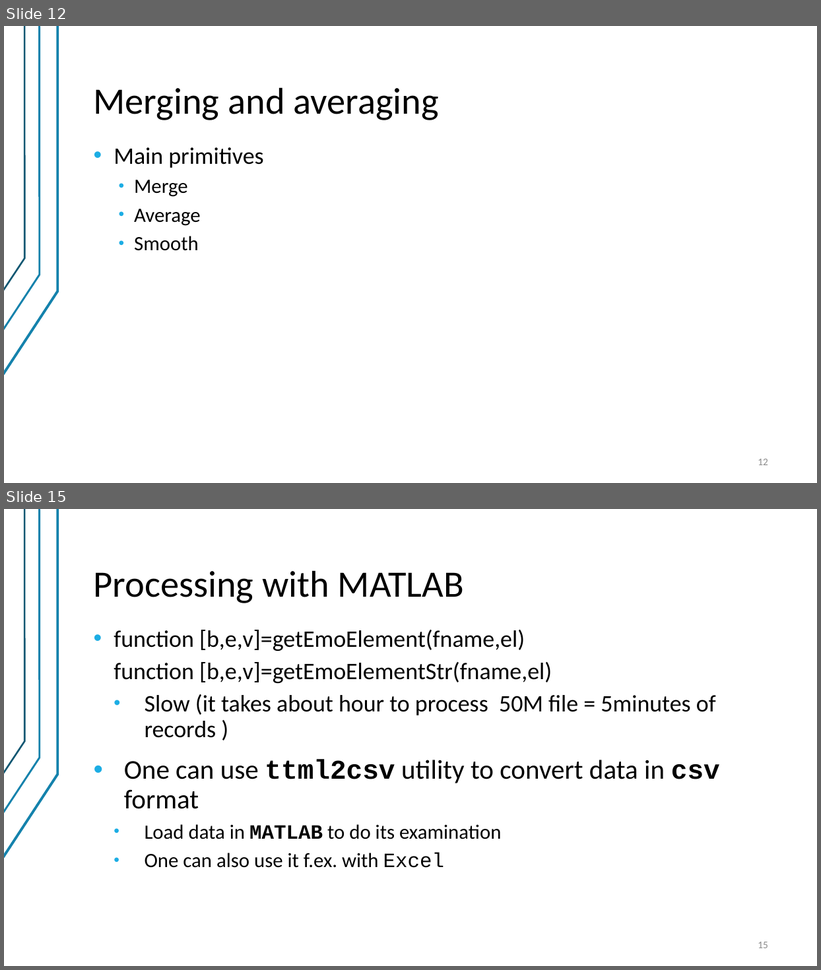
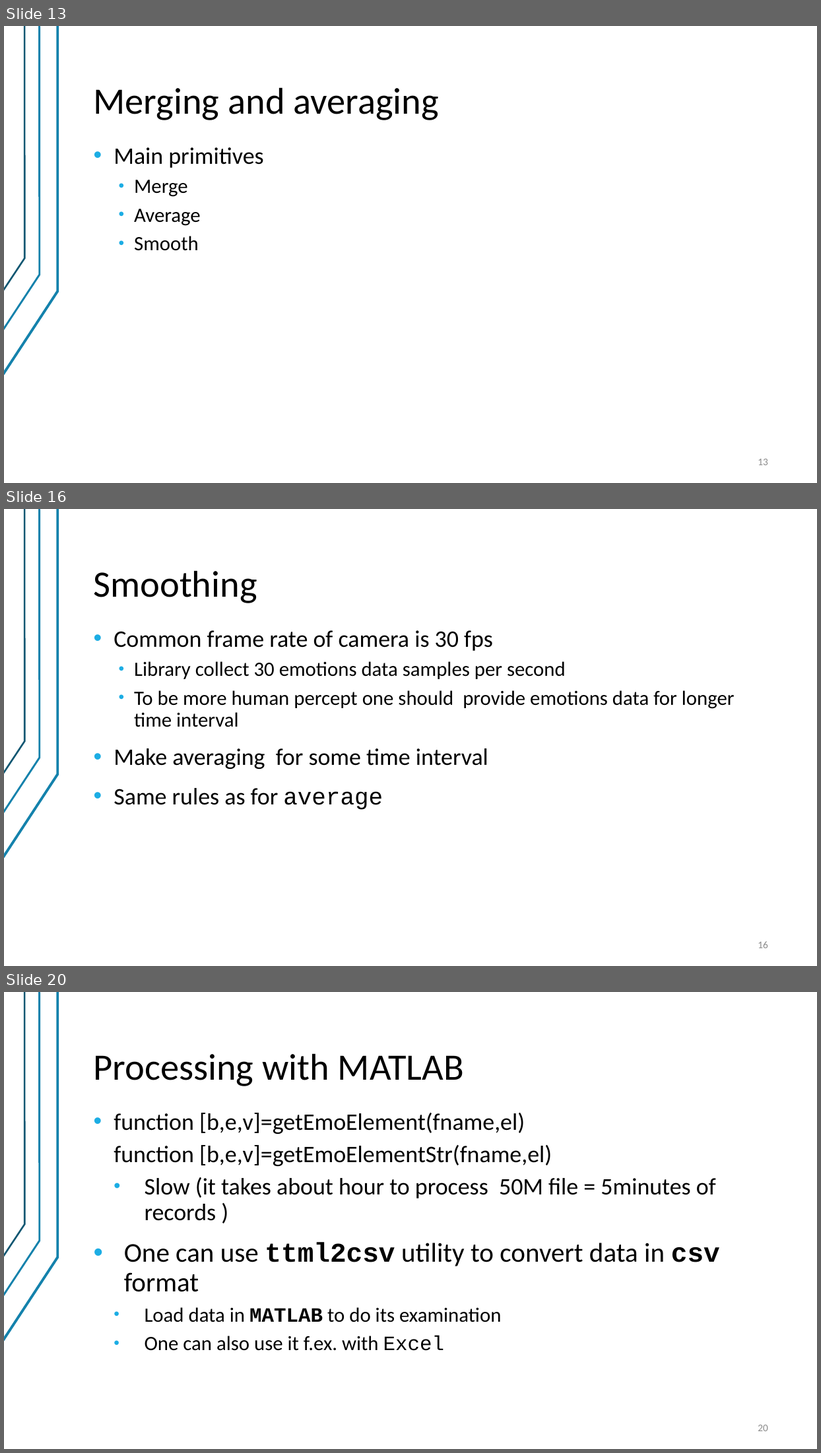
Before and after one commit to valber-8/emotracker, a slide deck: EmotionsTracker.pptx. Shown one above the other, each under a label of ours: slides 12 and 15 before the commit, slides 13, 16 and 20 after it; the slides between them are not shown. The pictures are 821x970 and 821x1453 pixels, drawn with LibreOffice and Linux fonts; fonts in the diff are those of the drawing. Boxes give left, top, right and bottom in pixels: in the first picture for what was removed or moved away, otherwise in the second. Text is boxed around its words. In the diff, an @@ line names an element or a change of style, - is before the commit and + after.

```diff
--- a/EmotionsTracker.pptx
+++ b/EmotionsTracker.pptx
@@ slide 16 added at [4,509,817,966], background #FFFFFF; not listed: 3 template elements that a slide beside it also shows @@
@@ title added at [94,570,257,603], 44 pt, text #000000 @@
+Smoothing
@@ text added at [114,630,735,810], 24 pt, text #000000 @@
+• Common frame rate of camera is 30 fps
+  • Library collect 30 emotions data samples per second
+  • To be more human percept one should provide emotions data for longer time interval
+• Make averaging for some time interval
+• Same rules as for average
@@ page number added at [758,941,768,949], 12 pt, text #8C8C8C @@
+16
@@ what was slide 12 is now slide 13 @@
@@ page number at [758,459,768,466]: text changed @@
-12
+13
@@ what was slide 15 is now slide 20 @@
@@ page number at [758,1425,768,1432]: text changed @@
-15
+20
```
Also in this commit, not shown: 4 slides changed, 4 other slides added, 10 other files.
